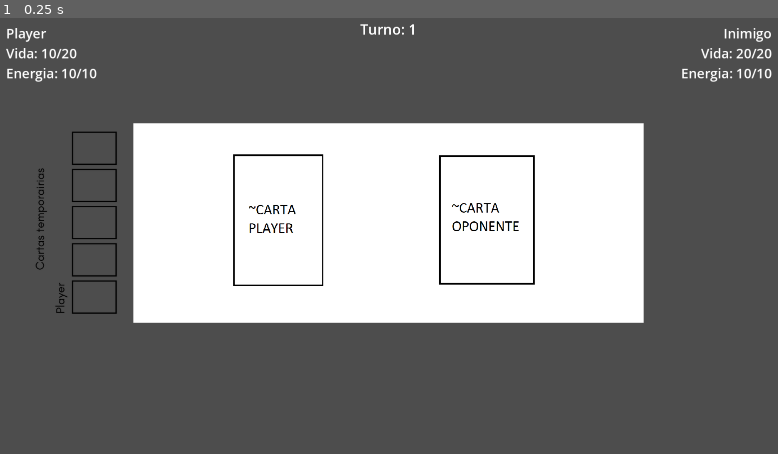
Above: before the commit, frame 1.
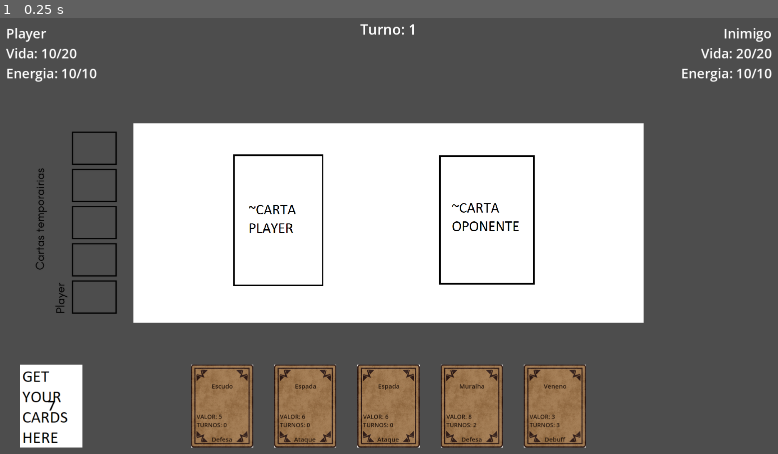
Above: after the commit, the same moment.

Repository: thenickfer/GamblersGambit
Game: Godot game, scene res://Scenes/CardScene.tscn
The game is run twice, just before and just after one commit, with the same random seed, the same clock (stepped at 60 frames per second) and the same inputs.
Inputs:
- Up to frame 1 (0.25 s): no input

The runs differ from the first frame. In frame 1, 9.1% of the frame differs, in the area x 2-76%, y 79-99%.
Error before the commit: Invalid type in function 'setup_deck' in base 'Label (combatant.gd)'. The array of argument 1 (Array) does not have the same element type as the expected typed…

Commit message:
fix: deck problem

Diff:
--- a/Scripts/card_manager.gd
+++ b/Scripts/card_manager.gd
@@ -9,11 +9,13 @@
 var is_hovering_on_card
 var player_hand_reference
 var game_manager_reference
+var deck_reference
 
 func _ready() -> void:
 	screen_size = get_viewport_rect().size
 	player_hand_reference = $"../PlayerHand"
 	game_manager_reference = get_parent()
+	deck_reference = $"../Deck"
 	$"../InputManager".connect("left_mouse_button_released", on_left_click_released)
 
 func _process(delta: float) -> void:
@@ -40,6 +42,7 @@
 				card_being_dragged.global_position = card_slot_found.get_card_snap_position()
 				card_slot_found.card_in_slot = true
 				card_slot_found.card_node = card_being_dragged
+			deck_reference.draw_card()
 		else:
 			player_hand_reference.add_card_to_hand(card_being_dragged, DEFAULT_CARD_MOVE_SPEED)
 	else:
--- a/Scripts/combatant.gd
+++ b/Scripts/combatant.gd
@@ -21,8 +21,10 @@
 	is_alive = current_health > 0
 	_refresh()
 
-func setup_deck(cards: Array[String]) -> void:
-	deck = cards.duplicate()
+func setup_deck(cards: Array) -> void:
+	deck.clear()
+	for card_name in cards:
+		deck.append(String(card_name))
 	hand.clear()
 	discard.clear()
 
--- a/Scripts/game_manager.gd
+++ b/Scripts/game_manager.gd
@@ -46,16 +46,18 @@
 	_refresh_turn_label()
 
 func _setup_combatants() -> void:
-	player_combatant.setup_deck([
+	var player_cards: Array[String] = [
 		"Espada", "Espada", "Escudo", "Escudo", "Poção", "Fúria", "Veneno",
 		"Bola de Fogo", "Muralha", "Bênção", "Adrenalina", "Maldição",
-	])
-	cpu_combatant.setup_deck([
+	]
+	var cpu_cards: Array[String] = [
 		"Espada", "Escudo", "Poção", "Fúria", "Veneno", "Bola de Fogo", "Muralha",
 		"Bênção", "Adrenalina", "Maldição",
-	])
+	]
+	player_combatant.setup_deck(player_cards)
+	cpu_combatant.setup_deck(cpu_cards)
 	for _i in range(MAX_HAND_SIZE):
-		draw_player_card()
+		deck_node.draw_card()
 		draw_cpu_card()
 
 func try_play_player_card(card_node) -> Dictionary:
@@ -94,7 +96,6 @@
 func _end_player_turn() -> void:
 	battle_state = BattleState.CPU_TURN
 	_tick_temp_cards()
-	draw_player_card()
 	if not _check_battle_end():
 		_cpu_take_turn()
 
